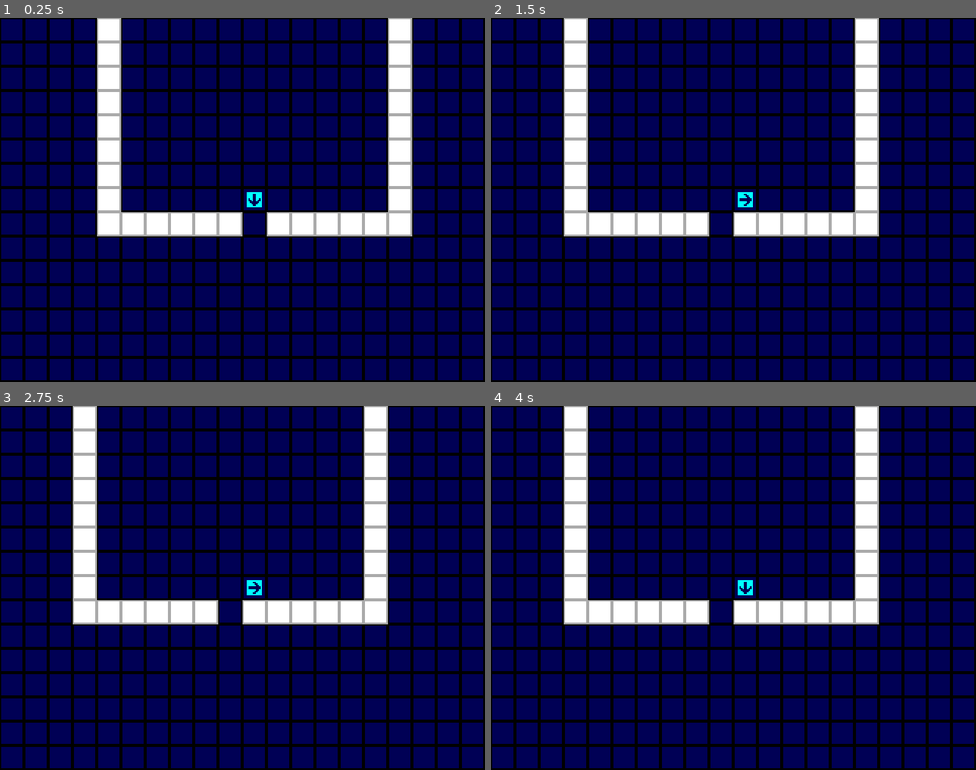
Above: before the commit, frames 1-4 (two rows, left to right).
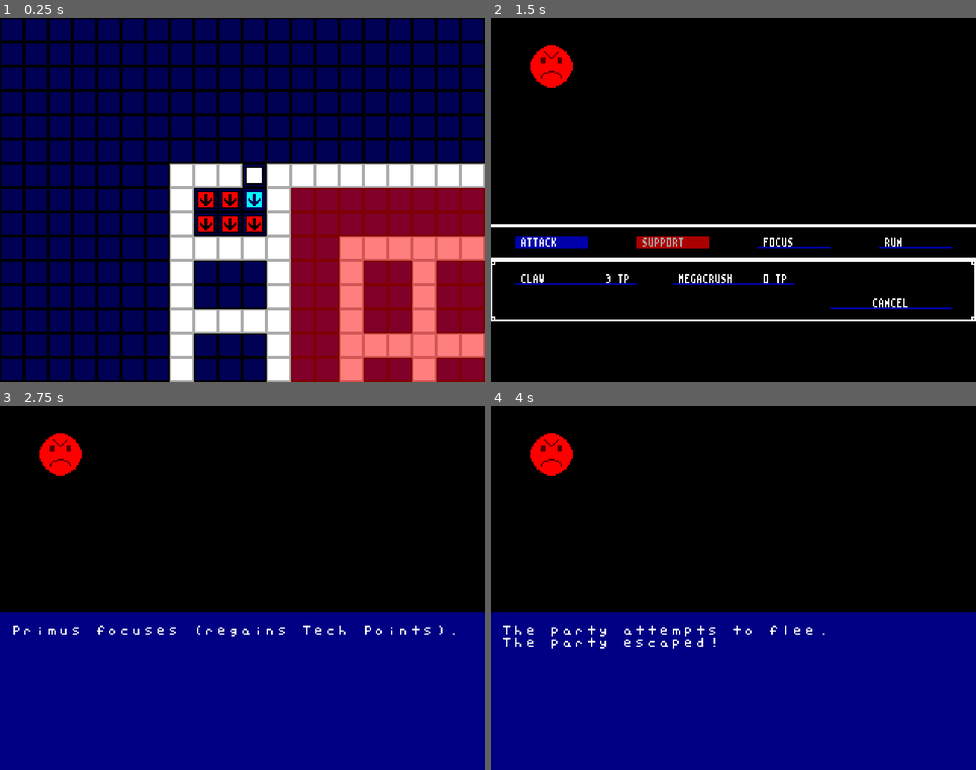
Above: after the commit, the same moments.

Repository: BeamBrain1/Morphose
Game: Godot game, scene res://Scenes/Global/root.tscn
The game is run twice, just before and just after one commit, with the same random seed, the same clock (stepped at 60 frames per second) and the same inputs.
Inputs (mouse positions are in pixels of both pictures, inside the frame that each line leads up to):
- Up to frame 1 (0.25 s): no input
- Up to frame 2 (1.5 s): tap Enter (overworld_interact) at 0.5 s; move the mouse to (840, 181) at 0.52 s; hold Right (right) 0.53-1.25 s; click (840, 181) at 0.6 s; click (549, 243) at 1.25 s, where only the run after the commit has a clickable "ATTACK"
- Up to frame 3 (2.75 s): click (300, 631) at 2 s, where only the run after the commit has a clickable "FOCUS"
- Up to frame 4 (4 s): tap Space at 2.75 s; move the mouse to (636, 606) at 2.77 s; hold Down (down) 2.78-3.5 s; tap Enter (overworld_interact) at 2.85 s; click (636, 606) at 3.05 s; click (917, 631) at 3.5 s, where only the run after the commit has a clickable "RUN"

The runs differ from the first frame. In frame 1, 39% of the frame differs, in the area x 20-100%, y 0-100%; in frame 2, 80%; in frame 3, 89%, in the area x 0-100%, y 0-100%; in frame 4, 89%.

Commit message:
Daily backup

Diff:
--- /dev/null
+++ b/Scenes/Battle/AttackAnimations/Claw1.tscn
@@ -0,0 +1,49 @@
+[gd_scene format=3 uid="uid://p7a6h6ly8rhr"]
+
+[ext_resource type="PackedScene" uid="uid://cdvdc1i8f3ugi" path="res://Scenes/Battle/AttackAnimations/AttackAnimation.tscn" id="1_gq7tp"]
+[ext_resource type="Texture2D" uid="uid://cahmhgkp6kqy5" path="res://Graphics/Attack/Claw1.png" id="2_aavac"]
+[ext_resource type="PackedScene" uid="uid://b1temncsapi63" path="res://Scenes/Battle/AttackAnimations/AttackSound.tscn" id="3_b2s5t"]
+[ext_resource type="AudioStream" uid="uid://dxccceqf6uiv3" path="res://Audio/SFX/Attack/Claw.wav" id="4_6kwl7"]
+
+[sub_resource type="AtlasTexture" id="AtlasTexture_fmho3"]
+atlas = ExtResource("2_aavac")
+region = Rect2(0, 0, 32, 32)
+
+[sub_resource type="AtlasTexture" id="AtlasTexture_b2s5t"]
+atlas = ExtResource("2_aavac")
+region = Rect2(32, 0, 32, 32)
+
+[sub_resource type="AtlasTexture" id="AtlasTexture_6kwl7"]
+atlas = ExtResource("2_aavac")
+region = Rect2(64, 0, 32, 32)
+
+[sub_resource type="AtlasTexture" id="AtlasTexture_36s5x"]
+atlas = ExtResource("2_aavac")
+region = Rect2(96, 0, 32, 32)
+
+[sub_resource type="SpriteFrames" id="SpriteFrames_oqwil"]
+animations = [{
+"frames": [{
+"duration": 1.0,
+"texture": SubResource("AtlasTexture_fmho3")
+}, {
+"duration": 1.0,
+"texture": SubResource("AtlasTexture_b2s5t")
+}, {
+"duration": 1.0,
+"texture": SubResource("AtlasTexture_6kwl7")
+}, {
+"duration": 1.0,
+"texture": SubResource("AtlasTexture_36s5x")
+}],
+"loop": false,
+"name": &"default",
+"speed": 8.0
+}]
+
+[node name="Claw1" unique_id=678900228 instance=ExtResource("1_gq7tp")]
+sprite_frames = SubResource("SpriteFrames_oqwil")
+centered = false
+
+[node name="AttackSound" parent="." index="0" unique_id=582887907 instance=ExtResource("3_b2s5t")]
+stream = ExtResource("4_6kwl7")
--- a/Scenes/Battle/AttackAnimations/attack_animation.gd
+++ b/Scenes/Battle/AttackAnimations/attack_animation.gd
@@ -11,6 +11,19 @@
 	for node in get_children():
 		if node is AttackSound:
 			sound_array.append(node)
+			node.finished.connect(onSoundFinished)
+
+
+# Don't show visuals for enemy attacks - hide the animation
+func start(enemy_attack: bool) -> void:
+	play()
+	if enemy_attack:
+		hide()
+	for sound in sound_array:
+		if sound.play_frame == 0:
+			sound.play()
+			active_sound = sound
+			return
 
 
 func _on_animation_finished() -> void:
@@ -38,8 +51,6 @@
 
 func onSoundFinished() -> void:
 	active_sound = null
-	if not visualPlaying():
-		endAnimation()
 
 
 func endAnimation() -> void:
--- a/Scenes/Battle/UI/BattleMessageDisplay.tscn
+++ b/Scenes/Battle/UI/BattleMessageDisplay.tscn
@@ -24,7 +24,7 @@
 autowrap_mode = 2
 
 [node name="DisplayDurationTimer" type="Timer" parent="." unique_id=1061475066]
-wait_time = 10.0
+wait_time = 5.0
 one_shot = true
 
 [connection signal="timeout" from="DisplayDurationTimer" to="." method="endMessageDisplay"]
--- a/Scenes/Battle/UI/battle_message_display.gd
+++ b/Scenes/Battle/UI/battle_message_display.gd
@@ -15,8 +15,9 @@
 	battle_messages.append(message)
 
 
-func displayMessages(remain_until_cleared: bool = false) -> void:
-	$Text.text = ""
+func displayMessages(remain_until_cleared: bool = false, append: bool = false) -> void:
+	if not append:
+		$Text.text = ""
 	while not battle_messages.is_empty():
 		$Text.text += battle_messages.pop_front() + "\n"
 	show()
--- a/Scenes/Battle/UI/enemy_display.gd
+++ b/Scenes/Battle/UI/enemy_display.gd
@@ -1,3 +1,4 @@
+class_name EnemyDisplay
 extends Button
 
 var enemy: EnemyCombatant
--- a/Scenes/Battle/UI/enemy_display_grid.gd
+++ b/Scenes/Battle/UI/enemy_display_grid.gd
@@ -109,3 +109,11 @@
 		if not (combatant.isDefeated() or combatant.morphose.run_from_attempts_always_succeed):
 			return false
 	return true
+
+
+func getCombatantDisplay(enemy) -> EnemyDisplay:
+	for display in enemy_status_displays:
+		if display.enemy == enemy:
+			return display
+	push_error("Enemy display not found: " + str(enemy))
+	return null
--- a/Scenes/Controllers/ControllerBattle.gd
+++ b/Scenes/Controllers/ControllerBattle.gd
@@ -109,7 +109,6 @@
 	var finalized_action: Combatant.ACTION = action
 	if blueprint == null and action == Combatant.ACTION.BLUEPRINT:
 		finalized_action = Combatant.ACTION.WAIT
-
 	if finalized_action == Combatant.ACTION.WAIT:
 		actor.wait()
 		pushCombatantBattleMessages(actor)
@@ -125,9 +124,9 @@
 		if blueprint.multitarget:
 			executeMultitargetBlueprint(actor, blueprint, getTargetList(actor, blueprint))
 		elif blueprint is BlueprintSupport and blueprint.self_only:
-			executeBlueprint(actor, blueprint, actor)
+			await executeBlueprint(actor, blueprint, actor)
 		else:
-			executeBlueprint(actor, blueprint, target)
+			await executeBlueprint(actor, blueprint, target)
 	else:
 		push_error("Unprocessed action: " + str(action))
 
@@ -167,6 +166,15 @@
 func executeBlueprint(user, blueprint: Blueprint, target) -> void:
 	user.spendTP(blueprint.getTechPointCost())
 	pushCombatantBattleMessages(user)
+	showBattleMessages()
+
+	if blueprint.hasAnimation():
+		var attack_anim: AttackAnimation = blueprint.getUseAnimation()
+		add_child(attack_anim)
+		if target is EnemyCombatant:
+			attack_anim.global_position = $EnemyDisplayGrid.getCombatantDisplay(target).global_position
+		attack_anim.start(user is EnemyCombatant)
+		await attack_anim.finished_playing
 
 	if blueprint is BlueprintAttack:
 		applyAttack(user, blueprint, target)
@@ -178,6 +186,8 @@
 		specialReinforce("Swarmer", 4)
 	elif blueprint.special.matchn("bud"):
 		specialReinforce("Z-Spawn", 4)
+	showBattleMessages(false, true)
+	await $BattleMessageDisplay.display_timeout
 
 
 func specialReinforce(enemy_type: String, num_joiners: int) -> void:
@@ -214,6 +224,8 @@
 				pushCombatantBattleMessages(target)
 			else:
 				$BattleMessageDisplay.pushBattleMessage("Missed!")
+	if blueprint.hasAnimation():
+		pass
 
 
 func applySupport(user, blueprint: BlueprintSupport, target) -> void:
@@ -320,9 +332,9 @@
 		$BattleMessageDisplay.pushBattleMessage(message)
 
 
-func showBattleMessages(remain_until_cleared: bool = false):
+func showBattleMessages(remain_until_cleared: bool = false, append: bool = false):
 	if $BattleMessageDisplay.hasMessagesWaiting():
-		$BattleMessageDisplay.displayMessages(remain_until_cleared)
+		$BattleMessageDisplay.displayMessages(remain_until_cleared, append)
 		if not remain_until_cleared:
 			await $BattleMessageDisplay.display_timeout
 
--- a/Scenes/Global/Constructs/Blueprint.gd
+++ b/Scenes/Global/Constructs/Blueprint.gd
@@ -213,11 +213,14 @@
 
 
 func getUseAnimation() -> AttackAnimation:
-	var animation_path: String = ATTACK_ANIMATION_DIRECTORY + animationFileName() + ".tscn"
-	if ResourceLoader.exists(animation_path):
-		return load(animation_path).instantiate()
+	if ResourceLoader.exists(animationPath()):
+		return load(animationPath()).instantiate()
 	return null
 
 
-func animationFileName() -> String:
-	return base_display_name + str(tier)
+func hasAnimation() -> bool:
+	return ResourceLoader.exists(animationPath())
+
+
+func animationPath() -> String:
+	return ATTACK_ANIMATION_DIRECTORY + base_display_name + str(tier) + ".tscn"
--- a/Scenes/Global/Tables/party_member_table.gd
+++ b/Scenes/Global/Tables/party_member_table.gd
@@ -30,6 +30,7 @@
 		primus.senses = PartyMember.STAT_CAP
 		primus.speed = PartyMember.STAT_CAP
 		primus.installBlueprint(Blueprint.getBlueprintFromGlobalList("MegaCrush", 1), true)
+		primus.installBlueprint(Blueprint.getBlueprintFromGlobalList("Claw", 1), true)
 
 	defector = PartyMember.new()
 	defector.name = PartyMember.PARTY_MEMBER_DEFECTOR_NAME
--- a/Scenes/Global/root.gd
+++ b/Scenes/Global/root.gd
@@ -11,10 +11,10 @@
 	#get_tree().root.content_scale_size = Vector2(960, 720)
 	randomize()
 	loadStartingPartyMembers()
-	if GlobalProgramData.DEBUG_MODE:
-		ActiveSaveData.party.setLocationAndDirection(OverworldPosition.new("FactoryExit", Vector2(0, 0)))
-	else:
-		ActiveSaveData.party.setLocationAndDirection(OverworldPosition.new("FactoryPens", Vector2(0, 0)))
+	#if GlobalProgramData.DEBUG_MODE:
+	#	ActiveSaveData.party.setLocationAndDirection(OverworldPosition.new("FactoryExit", Vector2(0, 0)))
+	#else:
+	ActiveSaveData.party.setLocationAndDirection(OverworldPosition.new("FactoryPens", Vector2(0, 0)))
 	toOverworld()
 
 
Not shown, added: Audio/SFX/Attack/Claw.wav.import
Binary file added: Graphics/Attack/Claw1.png
Not shown, added: Graphics/Attack/Claw1.png.import
Not shown, added: Audio/SFX/Attack/Claw.wav
